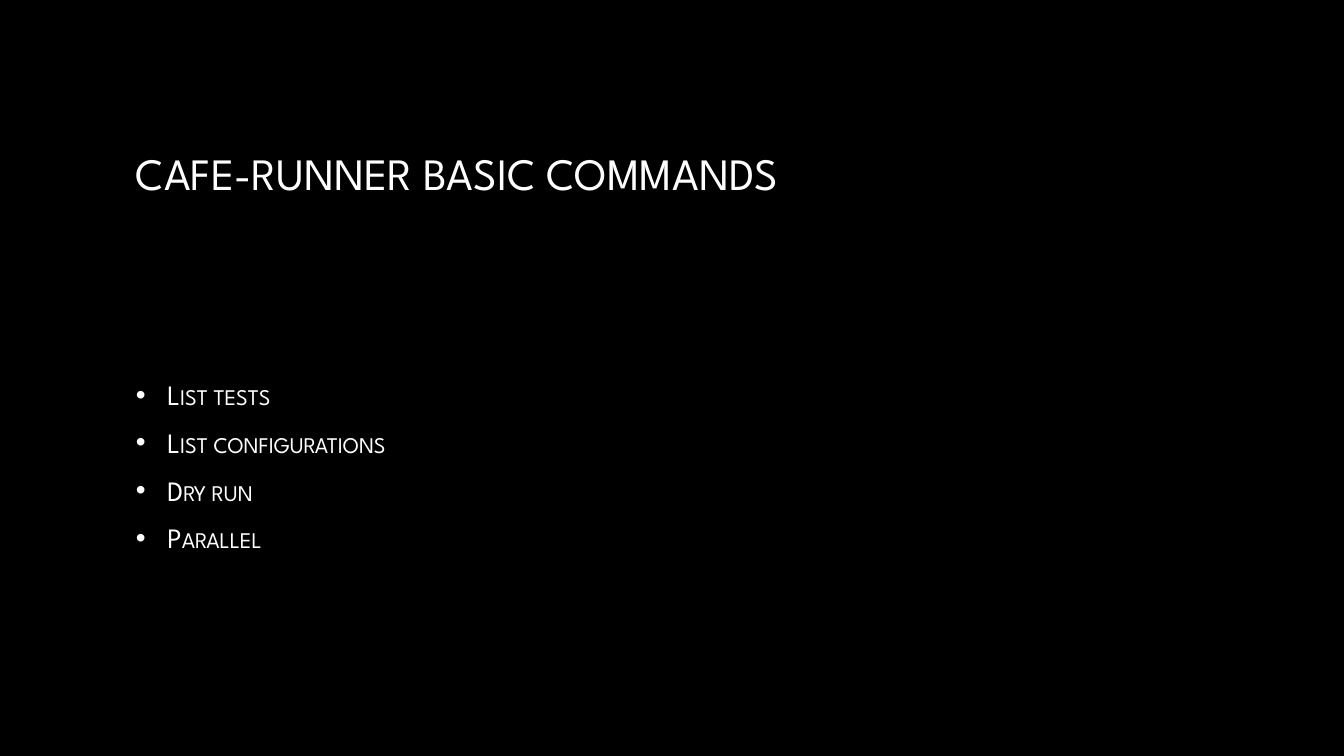
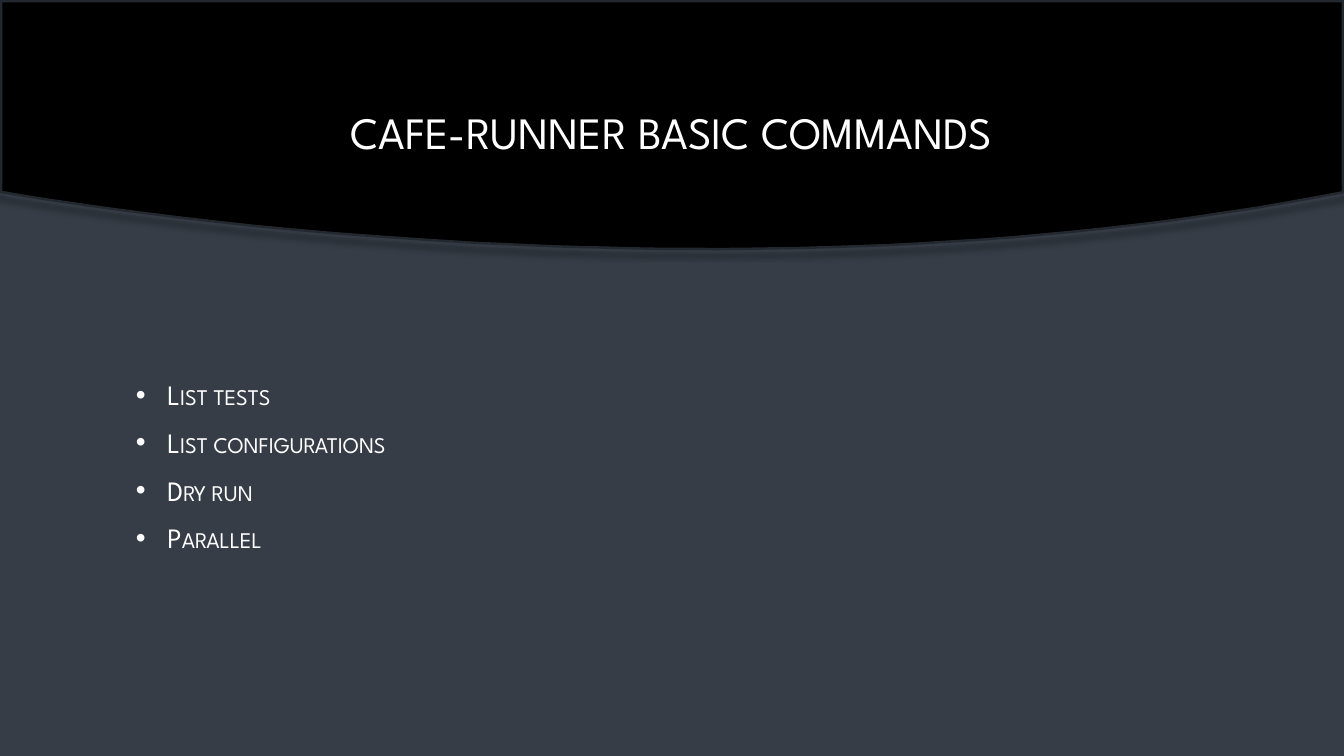
Before and after one commit to dwalleck/opencafe-training, a slide deck: slide 12 of OpenCafeTraining-Part2.pptx. Drawn at 1344x756 pixels with LibreOffice and Linux fonts; fonts in the diff are those of the drawing; background and template pictures are left out. Boxes give left, top, right and bottom in pixels: in the first picture for what was removed or moved away, otherwise in the second. Text is boxed around its words. In the diff, an @@ line names an element or a change of style, - is before the commit and + after.

```diff
--- a/OpenCafeTraining-Part2.pptx
+++ b/OpenCafeTraining-Part2.pptx
@@ rectangle added at (0,0,1344,756), fill #363D46 @@
@@ freeform shape added at (0,0,1344,250), fill #000000, outline #282E35 3.5 pt @@
@@ title "CAFE-RUNNER BASIC COMMANDS" at (350,119,992,150): alignment left to centre @@
```
Also in this commit, not shown: 2 other slides changed.
